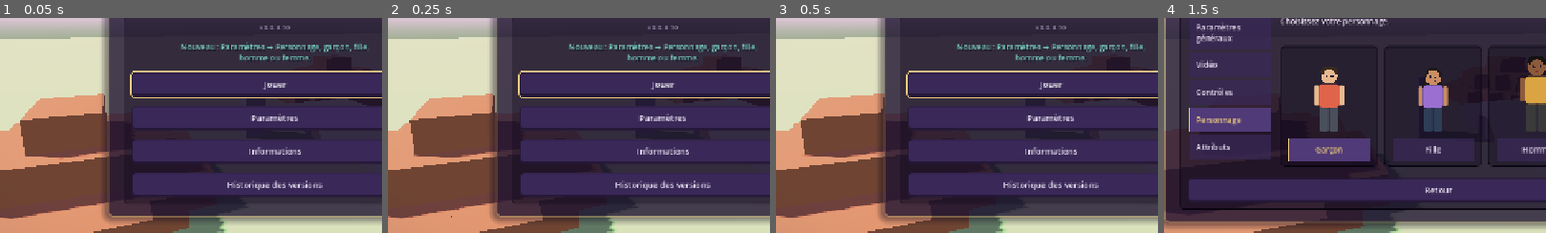
Above: before the commit, frames 1-4 (left to right).
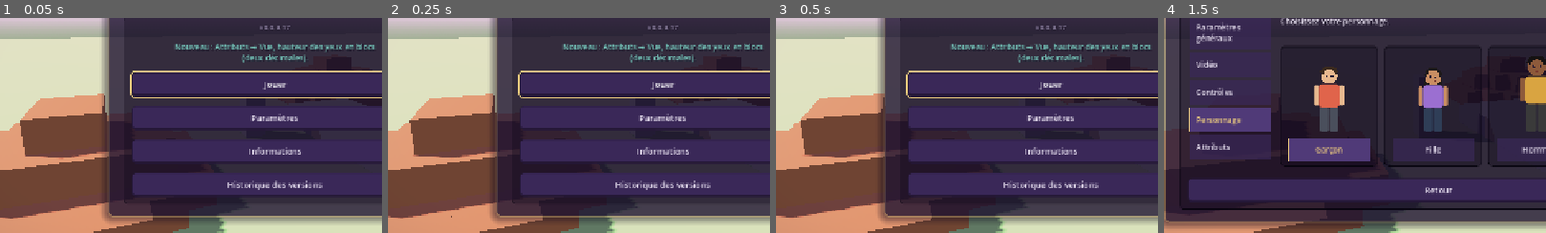
Above: after the commit, the same moments.

Repository: Oshidori99/OrbMeka
Game: Godot game, scene res://scenes/main.tscn
Same seed, same stepped clock (60 frames per second), same inputs: the game is played once before the commit and once after it.
Inputs:
- Up to frame 1 (0.05 s): no input
- Up to frame 2 (0.25 s): no input
- Up to frame 3 (0.5 s): no input
- Up to frame 4 (1.5 s): click "Paramètres" at 0.5 s; click "Personnage" at 1.25 s
The pictures show only the part of the screen within x 14-64%, y 32-82%; the shares and areas given below are measured in that part.

The runs differ from the first frame. In frame 1, 1.2% of the frame differs, in the area x 45-98%, y 3-21%; in frame 2, 1.2%; in frame 3, 1.2%; in frame 4, nothing differs.

Commit message:
0.0.3.17 — Hauteur de la vue
Attributs → Vue : hauteur des yeux en blocs, avec deux décimales (0,3 à 3, 1,62 par défaut).
Closes #84.

Co-Authored-By: Claude Opus 5.5 <noreply@anthropic.com>

Diff:
--- a/project.godot
+++ b/project.godot
@@ -11,7 +11,7 @@
 [application]
 
 config/name="OrbMeka"
-config/version="0.0.3.16"
+config/version="0.0.3.17"
 run/main_scene="res://scenes/main.tscn"
 config/features=PackedStringArray("4.7", "Forward Plus")
 config/icon="res://icon.svg"
--- a/scripts/app.gd
+++ b/scripts/app.gd
@@ -35,6 +35,7 @@
 Première action immédiate ; un délai plus court accélère la répétition."]},
 	"Marche": {"keys": ["walk_forward", "walk_side", "walk_back"], "help": ["", "Vitesse au sol par direction.", "Vitesse au sol dans chaque direction (1 bloc = 1 m)."]},
 	"Se baisser": {"keys": ["crouch_forward", "crouch_side", "crouch_back", "crouch_gravity"], "help": ["", "Vitesses et chute quand on se baisse.", "En se baissant (touche de Contrôles) : vitesse dans chaque direction, et gravité de chute, plus forte pour tomber plus vite."]},
+	"Vue": {"keys": ["eye_height"], "help": ["", "Hauteur de la vue, en blocs.", "Hauteur des yeux au-dessus des pieds, en blocs : 1 = vue à un bloc du sol, 2 = à deux blocs. Deux décimales possibles (ex. 1,9 ou 2,15)."]},
 }
 # Réglages généraux (tous les mondes, quel que soit leur mode), par section du menu latéral.
 const GENERAL_CATEGORIES := {
@@ -368,6 +369,8 @@
 
 # Pas de la barre : fin pour les petites plages (mètres), plus large pour les millisecondes.
 static func _slider_step(spec: Dictionary) -> float:
+	if spec.has("step"):
+		return spec.step
 	var span: float = spec.max - spec.min
 	if span <= 50.0:
 		return 0.1
@@ -737,7 +740,7 @@
 	var home := _page(stack, "OrbMeka™")
 	pages.home = _page_root(home)
 	var version := _text_label()
-	version.text = "v" + str(ProjectSettings.get_setting("application/config/version", "0.0.3.16"))
+	version.text = "v" + str(ProjectSettings.get_setting("application/config/version", "0.0.3.17"))
 	version.horizontal_alignment = HORIZONTAL_ALIGNMENT_CENTER
 	version.theme_type_variation = "OrbNote"
 	home.add_child(version)
--- a/scripts/menu_showcase.gd
+++ b/scripts/menu_showcase.gd
@@ -8,11 +8,11 @@
 # 2. _build_news() : la construction 3D qui met en scène la nouveauté, au centre du petit monde.
 #    _animate_news(delta) l'anime (vide si rien ne bouge).
 # Le reste du fichier (sol, collines, ciel, caméra) ne change pas d'une version à l'autre.
-const NEWS_VERSION := "0.0.3.16"
-const NEWS_TEXT := "Nouveau : Paramètres → Personnage, garçon, fille,
-homme ou femme."
+const NEWS_VERSION := "0.0.3.17"
+const NEWS_TEXT := "Nouveau : Attributs → Vue, hauteur des yeux en blocs
+(deux décimales)."
 
-# 0.0.3.1 à 0.0.3.16 : réglages de menus, sans scène 3D propre : les sauteurs de la 0.0.3 restent en vitrine.
+# 0.0.3.1 à 0.0.3.17 : réglages de menus, sans scène 3D propre : les sauteurs de la 0.0.3 restent en vitrine.
 # 0.0.3 : deux sauteurs (deux blocs de pierre, taille du joueur) côte à côte.
 # À gauche, sur la pierre, le monde par défaut : saut normal. À droite, sur le sable,
 # le monde développeur : attributs réglés, saut plus haut.
--- a/scripts/player.gd
+++ b/scripts/player.gd
@@ -28,7 +28,9 @@
 const CROUCH_SPEED := 1.5
 const CROUCH_GRAVITY := 28.0
 const EYE_HEIGHT := 1.62
-const CROUCH_EYE := 1.3
+const CROUCH_DROP := 0.32
+# Hauteur des yeux réglable (Attributs → Vue, 0.0.3.17) ; baissé : un peu plus bas.
+var eye_height := EYE_HEIGHT
 var crouching := false
 # Personnage choisi (Paramètres → Personnage, 0.0.3.16) : pas encore visible à l'écran.
 var character := "boy"
@@ -55,7 +57,7 @@
 	collision.position.y = 0.9
 	add_child(collision)
 	camera = Camera3D.new()
-	camera.position.y = 1.62
+	camera.position.y = EYE_HEIGHT
 	camera.fov = 75.0
 	camera.rotation.x = -0.12
 	camera.current = true
@@ -146,6 +148,8 @@
 	crouch_back = float(values.get("crouch_back", CROUCH_SPEED))
 	crouch_gravity = float(values.get("crouch_gravity", CROUCH_GRAVITY))
 	character = str(values.get("character", "boy"))
+	eye_height = float(values.get("eye_height", EYE_HEIGHT))
+	camera.position.y = eye_height
 	break_reach = float(values.get("break_reach", REACH))
 	place_reach = float(values.get("place_reach", REACH))
 	sensitivity = SENSITIVITY * float(values.get("mouse_sensitivity", 100.0)) / 100.0
@@ -205,7 +209,8 @@
 	var back := crouch_back if crouching else walk_back
 	var local := Vector3(step.x * side, 0.0, step.y * (forward if step.y < 0.0 else back))
 	# Caméra un peu plus basse quand on est baissé.
-	camera.position.y = move_toward(camera.position.y, CROUCH_EYE if crouching else EYE_HEIGHT, 4.0 * delta)
+	var eye := maxf(0.2, eye_height - CROUCH_DROP) if crouching else eye_height
+	camera.position.y = move_toward(camera.position.y, eye, 4.0 * delta)
 	var movement := global_transform.basis * local
 	velocity.x = movement.x
 	velocity.z = movement.z
--- a/scripts/user_settings.gd
+++ b/scripts/user_settings.gd
@@ -21,6 +21,8 @@
 	"crouch_side": {"label": "De côté baissé", "unit": "m/s", "default": 1.5, "min": 0.5, "max": 12.0},
 	"crouch_back": {"label": "Reculer baissé", "unit": "m/s", "default": 1.5, "min": 0.5, "max": 12.0},
 	"crouch_gravity": {"label": "Gravité baissé", "unit": "m/s²", "default": 28.0, "min": 4.0, "max": 80.0},
+	# 0.0.3.17 : hauteur de la vue en blocs (1 = vue à un bloc du sol), deux décimales (pas de 0,01).
+	"eye_height": {"label": "Hauteur des yeux", "unit": "blocs", "default": 1.62, "min": 0.3, "max": 3.0, "step": 0.01},
 	# Réglages généraux (0.0.3.1) : valables dans tous les mondes, quel que soit leur mode.
 	"mouse_sensitivity": {"label": "Sensibilité de la souris", "unit": "%", "default": 100.0, "min": 10.0, "max": 300.0},
 	"panel_size": {"label": "Taille des panneaux", "unit": "% de la fenêtre", "default": 72.0, "min": 50.0, "max": 95.0},
@@ -45,7 +47,7 @@
 	"character": {"label": "Personnage", "options": {"boy": "Garçon", "girl": "Fille", "man": "Homme", "woman": "Femme"}, "default": "boy"},
 }
 # Attributs du joueur : par défaut dans un monde par défaut, réglables en mode développeur.
-const ATTRIBUTE_KEYS := ["jump_height", "jump_speed", "fall_gravity", "place_ms", "break_ms", "break_reach", "place_reach", "walk_forward", "walk_side", "walk_back", "crouch_forward", "crouch_side", "crouch_back", "crouch_gravity"]
+const ATTRIBUTE_KEYS := ["jump_height", "jump_speed", "fall_gravity", "place_ms", "break_ms", "break_reach", "place_reach", "walk_forward", "walk_side", "walk_back", "crouch_forward", "crouch_side", "crouch_back", "crouch_gravity", "eye_height"]
 # Un fichier par menu de Paramètres (0.0.3.6), nommé d'après le menu, dans user://
 # (Windows : %APPDATA%\Godot\app_userdata\OrbMeka\). L'ancien settings.json (avant 0.0.3.6)
 # n'est que lu, pour reprendre les réglages, si aucun de ces fichiers n'existe encore.
@@ -184,7 +186,8 @@
 		if not is_finite(value) or value < SPECS[key].min or value > SPECS[key].max:
 			last_error = "%s : valeur entre %s et %s %s." % [SPECS[key].label, number_text(SPECS[key].min), number_text(SPECS[key].max), SPECS[key].unit]
 			return false
-		candidate[key] = value
+		# Pas fixé (ex. 0,01 pour la hauteur des yeux) : valeur arrondie à ce pas.
+		candidate[key] = snappedf(value, SPECS[key].step) if SPECS[key].has("step") else value
 	for key in CHOICES:
 		# Choix absent : défaut ; choix inconnu : refusé.
 		var choice: String = str(texts.get(key, CHOICES[key].default))
--- /dev/null
+++ b/tests/eye_height_test.gd
@@ -0,0 +1,68 @@
+extends SceneTree
+# 0.0.3.17 : Attributs → Vue : hauteur des yeux en blocs, deux décimales.
+const Settings = preload("res://scripts/user_settings.gd")
+var checks := 0
+var failures := 0
+
+func _initialize() -> void:
+	call_deferred("_run")
+
+func check(ok: bool, label: String) -> void:
+	checks += 1
+	if ok:
+		print("PASS: " + label)
+	else:
+		failures += 1
+		push_error("FAIL: " + label)
+
+func _run() -> void:
+	root.size = Vector2i(1280, 720)
+	var spec: Dictionary = Settings.SPECS.eye_height
+	check(spec.default == 1.62 and spec.unit == "blocs" and spec.step == 0.01 and "eye_height" in Settings.ATTRIBUTE_KEYS, "eye height attribute in blocks, original 1,62 by default")
+	var fixture := "res://.godot/eye-test-%d.json" % Time.get_ticks_usec()
+	var settings := Settings.new(fixture)
+	var app: Control = load("res://scenes/main.tscn").instantiate()
+	app.settings = settings
+	app.catalog = load("res://scripts/world_catalog.gd").new(fixture + ".worlds")
+	var dev: Dictionary = app.catalog.create_world("Vue haute", "7", "developer")
+	var normal: Dictionary = app.catalog.create_world("Vue normale", "7")
+	root.add_child(app)
+	current_scene = app
+	await process_frame
+	var categories: Array = app.ATTRIBUTE_CATEGORIES.keys()
+	check(categories.find("Vue") == categories.find("Se baisser") + 1 and app.ATTRIBUTE_CATEGORIES.Vue.keys == ["eye_height"], "Vue category in Attributs")
+	check(app.setting_sliders.eye_height.step == 0.01, "slider moves by 0,01")
+	app.show_page("settings")
+	for pair in [["1,9", 1.9], ["2,15", 2.15], ["1", 1.0], ["1,999", 2.0]]:
+		app.setting_fields.eye_height.text = pair[0]
+		app.apply_user_settings()
+		check(is_equal_approx(settings.values.eye_height, pair[1]), "eye height %s saved as %s" % [pair[0], str(pair[1])])
+	app.setting_fields.eye_height.text = "0,1"
+	app.apply_user_settings()
+	check(is_equal_approx(settings.values.eye_height, 2.0) and app.settings_message.text.begins_with("Hauteur des yeux"), "too low refused")
+	app.setting_fields.eye_height.text = "2,15"
+	app.apply_user_settings()
+	check(app.setting_fields.eye_height.text == "2,15", "two decimals shown")
+	app.open_world(dev.id)
+	await process_frame
+	var player: CharacterBody3D = app.active_world.player
+	check(is_equal_approx(player.camera.position.y, 2.15), "developer world: eyes at 2,15 blocks")
+	player.set_physics_process(false)
+	player.crouching = true
+	for index in range(60):
+		player.step_movement(1.0 / 60.0, Vector2.ZERO, false)
+	check(player.camera.position.y < 2.15 - 0.2, "crouching lowers the view from the chosen height")
+	player.crouching = false
+	app.return_to_worlds()
+	app.open_world(normal.id)
+	await process_frame
+	check(is_equal_approx(app.active_world.player.camera.position.y, 1.62), "default world keeps 1,62")
+	app.return_to_worlds()
+	root.remove_child(app)
+	app.queue_free()
+	await process_frame
+	for menu in Settings.FILES:
+		DirAccess.remove_absolute(ProjectSettings.globalize_path(settings.file_path(menu)))
+	DirAccess.remove_absolute(ProjectSettings.globalize_path(fixture + ".worlds"))
+	print("RESULT: %d eye height checks, %d failures" % [checks, failures])
+	quit(0 if failures == 0 else 1)
--- a/tests/history_resume_test.gd
+++ b/tests/history_resume_test.gd
@@ -35,7 +35,7 @@
 "):
 		if line.begins_with("0.0."):
 			titles.append(line)
-	check(titles.size() == 40 and titles[0].begins_with("0.0.3.16 ") and titles[-1].begins_with("0.0.1 "), "all forty versions shown latest to earliest")
+	check(titles.size() == 41 and titles[0].begins_with("0.0.3.17 ") and titles[-1].begins_with("0.0.1 "), "all forty-one versions shown latest to earliest")
 	check(titles.find("0.0.2.5.1 — Rappels de commandes") < titles.find("0.0.2.5 — Raccourcis et sélection"), "five-part patch number sorted correctly")
 	check(not is_instance_valid(app.active_world) and Input.mouse_mode == Input.MOUSE_MODE_VISIBLE, "history does not launch game or capture pointer")
 	await process_frame
--- a/tests/interface_info_test.gd
+++ b/tests/interface_info_test.gd
@@ -35,7 +35,7 @@
 	check(app.home_version.text == "v" + str(ProjectSettings.get_setting("application/config/version")), "home shows current project version")
 	app.settings_button.pressed.emit()
 	check(app.page == "settings" and app.settings_tabs.general.has_focus(), "settings opens with keyboard focus on the first side tab")
-	check(app.pages.settings.get_child(0).text == "Paramètres" and app.setting_fields.size() == 20, "settings shows Paramètres with twenty fields (14 attributes, mouse, 5 video)")
+	check(app.pages.settings.get_child(0).text == "Paramètres" and app.setting_fields.size() == 21, "settings shows Paramètres with twenty-one fields (15 attributes, mouse, 5 video)")
 	check(app.pages.settings.find_children("*", "Button", true, false).back() == app.settings_back_button and not app.pages.settings.find_children("*", "Button", true, false).any(func(button): return button.text == "Appliquer"), "no Apply button, Return available")
 	app.settings_back_button.pressed.emit()
 	check(app.page == "home", "settings return button restores home")
--- a/tests/pause_test.gd
+++ b/tests/pause_test.gd
@@ -24,7 +24,7 @@
 	app.catalog.worlds.append({"id": "pause-test", "name": "Mon monde", "seed": 123})
 	root.add_child(app)
 	current_scene = app
-	check(app.home_version.text == "v0.0.3.16", "version visible on home")
+	check(app.home_version.text == "v0.0.3.17", "version visible on home")
 	app.open_world("pause-test")
 	var world: Node3D = app.active_world
 	var player: CharacterBody3D = world.player
@@ -40,7 +40,7 @@
 	escape.pressed = true
 	app._unhandled_key_input(escape)
 	check(app.page == "pause" and paused, "Escape opens real pause")
-	check(app.pause_version.text == "v0.0.3.16" and app.pause_version.is_visible_in_tree(), "version visible in pause")
+	check(app.pause_version.text == "v0.0.3.17" and app.pause_version.is_visible_in_tree(), "version visible in pause")
 	check(not world.can_process() and app.can_process(), "world stops processing while menus remain active")
 	check(not player.actions.placing and not player.actions.breaking, "pause cancels both repeat timers")
 	check(Input.mouse_mode == Input.MOUSE_MODE_VISIBLE, "pause releases pointer")
--- a/tests/prototype_test.gd
+++ b/tests/prototype_test.gd
@@ -67,7 +67,7 @@
 			spawn_clear = false
 	check(spawn_clear, "spawn capsule does not intersect any block")
 	check(Input.mouse_mode == Input.MOUSE_MODE_VISIBLE, "startup leaves mouse free")
-	check(ProjectSettings.get_setting("application/config/version") == "0.0.3.16", "project version is 0.0.3.16")
+	check(ProjectSettings.get_setting("application/config/version") == "0.0.3.17", "project version is 0.0.3.17")
 	for action in ["move_forward", "move_back", "move_left", "move_right", "jump"]:
 		check(InputMap.has_action(action), "input binding: " + action)
 	# Marche testée dans l'aire dégagée (l'apparition en 0, 0 fait face aux blocs de démonstration).
--- a/tests/settings_walk_test.gd
+++ b/tests/settings_walk_test.gd
@@ -80,7 +80,7 @@
 	app.setting_resets.walk_forward.pressed.emit()
 	check(settings.values.walk_forward == Settings.SPECS.walk_forward.default, "field reset saves the default at once")
 	# Catégorie Marche.
-	check(App.ATTRIBUTE_CATEGORIES.keys() == ["Saut", "Blocs", "Marche", "Se baisser"] and App.ATTRIBUTE_CATEGORIES.Marche.keys == WALK_KEYS, "Marche with three speeds, then Se baisser")
+	check(App.ATTRIBUTE_CATEGORIES.keys() == ["Saut", "Blocs", "Marche", "Se baisser", "Vue"] and App.ATTRIBUTE_CATEGORIES.Marche.keys == WALK_KEYS, "Marche with three speeds, then Se baisser")
 	for key in WALK_KEYS:
 		check(Settings.SPECS[key].default == Player.SPEED, "walking default is the former player speed: " + key)
 	check(["Avancer", "Avancer de côté", "Reculer"] == WALK_KEYS.map(func(key): return Settings.SPECS[key].label), "walking labels")
--- a/tests/shortcuts_selection_test.gd
+++ b/tests/shortcuts_selection_test.gd
@@ -78,7 +78,7 @@
 	key(KEY_F2)
 	key(KEY_F3)
 	check(app.page == "worlds" and not paused, "shortcuts remain inactive after leaving world")
-	check(app.home_version.text == "v0.0.3.16" and app.pause_version.text == "v0.0.3.16", "home and pause show new version")
+	check(app.home_version.text == "v0.0.3.17" and app.pause_version.text == "v0.0.3.17", "home and pause show new version")
 	root.remove_child(app)
 	app.queue_free()
 	await process_frame
Not shown, changed: docs/HISTORIQUE.txt
Not shown, added: tests/eye_height_test.gd.uid
Not shown, changed: README.md
Not shown, changed: docs/README.md
